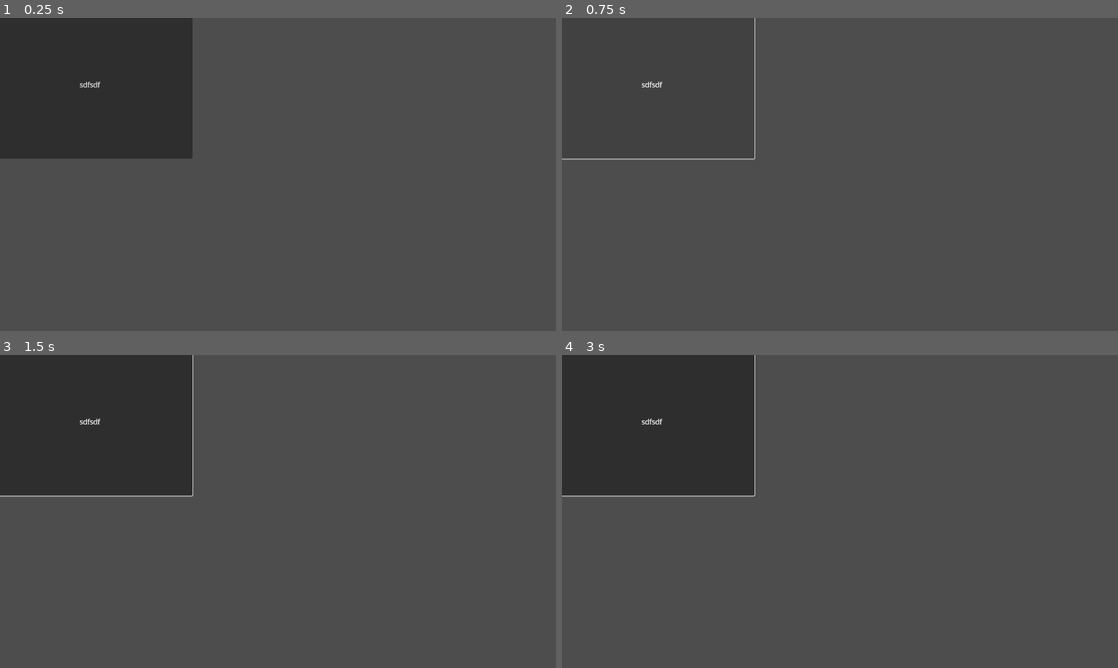
Above: before the commit, frames 1-4 (two rows, left to right).
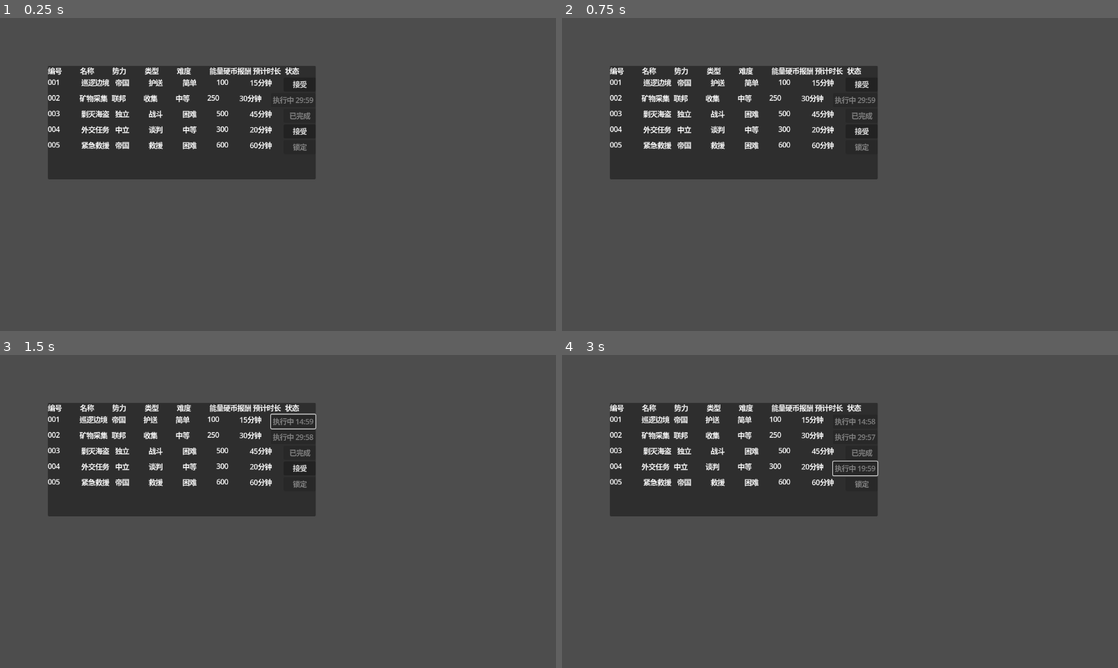
Above: after the commit, the same moments.

Repository: unjerry/GGJ2026
Game: Godot game, scene res://ControlTest/testt.tscn
Same seed, same stepped clock (60 frames per second), same inputs: the game is played once before the commit and once after it. Before the commit the project starts from res://system/tess/tess.tscn.
Inputs (mouse positions are in pixels of both pictures, inside the frame that each line leads up to):
- Up to frame 1 (0.25 s): no input
- Up to frame 2 (0.75 s): click (650, 83) at 0.5 s, where only the run before the commit has a clickable "sdfsdf"
- Up to frame 3 (1.5 s): click (300, 420) at 1.25 s, where only the run after the commit has a clickable "接受"
- Up to frame 4 (3 s): click (650, 420) at 2 s, where only the run before the commit has a clickable "sdfsdf"; click (862, 467) at 2.75 s, where only the run after the commit has a clickable "接受"

The runs differ from the first frame. In frame 1, 19% of the frame differs, in the area x 0-57%, y 0-52%; in frame 2, 11%; in frame 3, 19%; in frame 4, 19%.

Commit message:
ALL * -m claude expose the .json

Diff:
--- a/svs-4-5-1/ControlTest/testt.gd
+++ b/svs-4-5-1/ControlTest/testt.gd
@@ -3,7 +3,11 @@
 ## testt.tscn 的测试脚本
 ## 加载 JSON 数据并动态创建任务行
 
-@export_file("*.json") var tasks_json_path: String = "res://data/tasks.json"
+# 内置配置文件路径（打包在游戏内）
+const BUILTIN_JSON_PATH: String = "res://data/tasks.json"
+
+# 外部配置文件相对路径（相对于 exe）
+const EXTERNAL_JSON_RELATIVE_PATH: String = "data/tasks.json"
 
 # 引用 row 场景
 var row_scene: PackedScene = preload("res://system/tess/row/row.tscn")
@@ -13,6 +17,9 @@
 
 # 存储已创建的行
 var task_rows: Array = []
+
+# 实际使用的 JSON 路径
+var active_json_path: String = ""
 
 func _ready() -> void:
 	# 清除现有的示例行（HBoxContainer, HBoxContainer2, HBoxContainer3）
@@ -38,15 +45,67 @@
 
 	create_task_rows(tasks_data)
 
+## 获取外部配置文件的完整路径（exe 同目录）
+func get_external_json_path() -> String:
+	var exe_path = OS.get_executable_path()
+	var exe_dir = exe_path.get_base_dir()
+	return exe_dir.path_join(EXTERNAL_JSON_RELATIVE_PATH)
+
+## 确保外部配置文件存在（首次运行时复制）
+func ensure_external_config_exists() -> void:
+	var external_path = get_external_json_path()
+
+	# 如果外部文件已存在，不需要复制
+	if FileAccess.file_exists(external_path):
+		return
+
+	# 创建 data 目录
+	var external_dir = external_path.get_base_dir()
+	if not DirAccess.dir_exists_absolute(external_dir):
+		var err = DirAccess.make_dir_recursive_absolute(external_dir)
+		if err != OK:
+			push_error("无法创建目录: " + external_dir)
+			return
+
+	# 从内置文件复制到外部
+	if FileAccess.file_exists(BUILTIN_JSON_PATH):
+		var source_file = FileAccess.open(BUILTIN_JSON_PATH, FileAccess.READ)
+		if source_file:
+			var content = source_file.get_as_text()
+			source_file.close()
+
+			var dest_file = FileAccess.open(external_path, FileAccess.WRITE)
+			if dest_file:
+				dest_file.store_string(content)
+				dest_file.close()
+				print("📄 首次运行：已复制配置文件到 ", external_path)
+			else:
+				push_error("无法写入外部配置文件: " + external_path)
+
 ## 从 JSON 加载任务数据
 func load_tasks_from_json() -> Array:
-	if not FileAccess.file_exists(tasks_json_path):
-		push_error("JSON文件不存在: " + tasks_json_path)
+	var external_path = get_external_json_path()
+
+	# 优先使用外部配置文件（exe 同目录）
+	if FileAccess.file_exists(external_path):
+		active_json_path = external_path
+		print("📂 从外部配置加载: ", external_path)
+	else:
+		# 外部文件不存在，尝试从内置加载
+		active_json_path = BUILTIN_JSON_PATH
+		print("📦 从内置配置加载: ", BUILTIN_JSON_PATH)
+
+		# 首次运行，复制配置文件到外部
+		ensure_external_config_exists()
+
+	# 检查文件是否存在
+	if not FileAccess.file_exists(active_json_path):
+		push_error("JSON文件不存在: " + active_json_path)
 		return []
 
-	var file = FileAccess.open(tasks_json_path, FileAccess.READ)
+	var file = FileAccess.open(active_json_path, FileAccess.READ)
 	if file == null:
-		push_error("无法打开文件: " + tasks_json_path)
+		push_error("无法打开文件: " + active_json_path)
 		return []
 
 	var json_string = file.get_as_text()
--- a/svs-4-5-1/project.godot
+++ b/svs-4-5-1/project.godot
@@ -11,7 +11,7 @@
 [application]
 
 config/name="svs-4_5_1"
-run/main_scene="uid://trboajnh24cs"
+run/main_scene="uid://b4nxfyhc5akri"
 config/features=PackedStringArray("4.5", "GL Compatibility")
 config/icon="uid://c36unqqy3mi7e"
 
--- a/svs-4-5-1/system/tess/tess_manager.gd
+++ b/svs-4-5-1/system/tess/tess_manager.gd
@@ -4,7 +4,12 @@
 ## 任务列表管理器
 ## 负责加载JSON数据并动态创建TaskRow实例
 
-@export_file("*.json") var tasks_json_path: String = "res://data/tasks.json"
+# 内置配置文件路径（打包在游戏内）
+const BUILTIN_JSON_PATH: String = "res://data/tasks.json"
+
+# 外部配置文件相对路径（相对于 exe）
+const EXTERNAL_JSON_RELATIVE_PATH: String = "data/tasks.json"
+
 @export var row_scene: PackedScene  ## 在编辑器中关联row.tscn
 
 # 存储任务行容器的引用（需要在场景中添加VBoxContainer）
@@ -12,6 +17,9 @@
 
 # 存储已创建的行实例
 var task_rows: Array[TaskRow] = []
+
+# 实际使用的 JSON 路径
+var active_json_path: String = ""
 
 func _ready() -> void:
 	load_and_display_tasks()
@@ -25,18 +33,69 @@
 
 	create_task_rows(tasks_data)
 
+## 获取外部配置文件的完整路径（exe 同目录）
+func get_external_json_path() -> String:
+	var exe_path = OS.get_executable_path()
+	var exe_dir = exe_path.get_base_dir()
+	return exe_dir.path_join(EXTERNAL_JSON_RELATIVE_PATH)
+
+## 确保外部配置文件存在（首次运行时复制）
+func ensure_external_config_exists() -> void:
+	var external_path = get_external_json_path()
+
+	# 如果外部文件已存在，不需要复制
+	if FileAccess.file_exists(external_path):
+		return
+
+	# 创建 data 目录
+	var external_dir = external_path.get_base_dir()
+	if not DirAccess.dir_exists_absolute(external_dir):
+		var err = DirAccess.make_dir_recursive_absolute(external_dir)
+		if err != OK:
+			push_error("无法创建目录: " + external_dir)
+			return
+
+	# 从内置文件复制到外部
+	if FileAccess.file_exists(BUILTIN_JSON_PATH):
+		var source_file = FileAccess.open(BUILTIN_JSON_PATH, FileAccess.READ)
+		if source_file:
+			var content = source_file.get_as_text()
+			source_file.close()
+
+			var dest_file = FileAccess.open(external_path, FileAccess.WRITE)
+			if dest_file:
+				dest_file.store_string(content)
+				dest_file.close()
+				print("📄 首次运行：已复制配置文件到 ", external_path)
+			else:
+				push_error("无法写入外部配置文件: " + external_path)
+
 ## 从JSON文件加载任务数据
 ## @return: 任务数据数组
 func load_tasks_from_json() -> Array:
+	var external_path = get_external_json_path()
+
+	# 优先使用外部配置文件（exe 同目录）
+	if FileAccess.file_exists(external_path):
+		active_json_path = external_path
+		print("📂 从外部配置加载: ", external_path)
+	else:
+		# 外部文件不存在，尝试从内置加载
+		active_json_path = BUILTIN_JSON_PATH
+		print("📦 从内置配置加载: ", BUILTIN_JSON_PATH)
+
+		# 首次运行，复制配置文件到外部
+		ensure_external_config_exists()
+
 	# 检查文件是否存在
-	if not FileAccess.file_exists(tasks_json_path):
-		push_error("JSON文件不存在: " + tasks_json_path)
+	if not FileAccess.file_exists(active_json_path):
+		push_error("JSON文件不存在: " + active_json_path)
 		return []
 
 	# 打开并读取文件
-	var file = FileAccess.open(tasks_json_path, FileAccess.READ)
+	var file = FileAccess.open(active_json_path, FileAccess.READ)
 	if file == null:
-		push_error("无法打开文件: " + tasks_json_path + " 错误码: " + str(FileAccess.get_open_error()))
+		push_error("无法打开文件: " + active_json_path + " 错误码: " + str(FileAccess.get_open_error()))
 		return []
 
 	var json_string = file.get_as_text()
@@ -65,7 +124,7 @@
 		push_error("'tasks'字段必须是数组")
 		return []
 
-	print("成功加载 ", data["tasks"].size(), " 条任务数据")
+	print("✅ 成功加载 ", data["tasks"].size(), " 条任务数据")
 	return data["tasks"]
 
 ## 创建任务行实例
Not shown, changed: svs-4-5-1/export_presets.cfg
